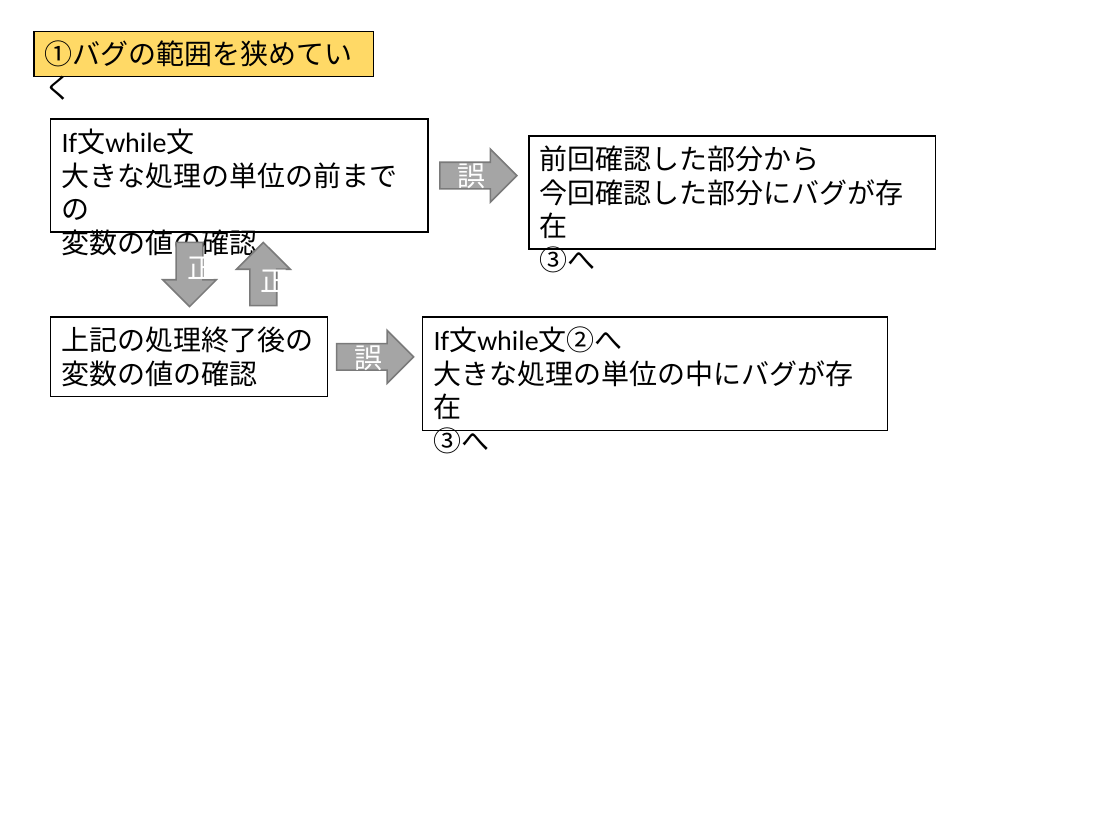
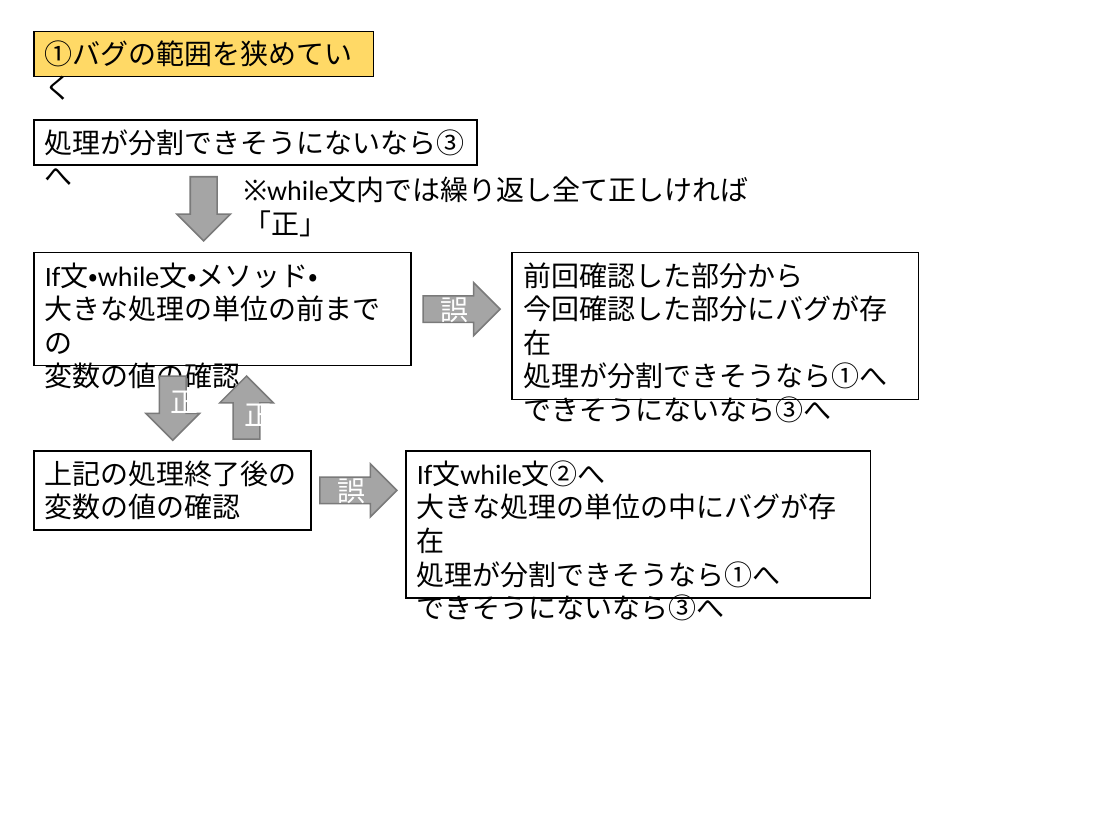
Before and after one commit to gs15001/syuron, a slide deck: slide 3 of 資料/支援パターン.pptx. Drawn at 1120x840 pixels with LibreOffice and Linux fonts; fonts in the diff are those of the drawing. Boxes give left, top, right and bottom in pixels: in the first picture for what was removed or moved away, otherwise in the second. Text is boxed around its words. In the diff, an @@ line names an element or a change of style, - is before the commit and + after.

```diff
--- a/資料/支援パターン.pptx
+++ b/資料/支援パターン.pptx
@@ rectangle "処理が分割できそうにないなら③へ" resized from (x1=422, y1=317, x2=887, y2=430) to (x1=34, y1=120, x2=477, y2=165) @@
@@ text in rectangle at (x1=45, y1=129, x2=465, y2=156): text changed @@
-If文while文②へ
-大きな処理の単位の中にバグが存在
-③へ
+処理が分割できそうにないなら③へ
@@ down arrow added at (x1=177, y1=177, x2=231, y2=241), fill #A5A5A5, outline #7A7A7A 1 pt @@
@@ text added at (x1=244, y1=210, x2=328, y2=237), 18 pt, text #000000 @@
+※while文内では繰り返し全て正しければ「正」
@@ 2 right arrows, 2 rectangles, 1 down arrow, 1 up arrow moved together from (x1=50, y1=119, x2=517, y2=396) to (x1=34, y1=253, x2=501, y2=531) @@
@@ text in rectangle at (x1=45, y1=263, x2=319, y2=288): text changed @@
-If文while文
+If文・while文・メソッド・
@@ rectangle "前回確認した部分から" resized from (x1=529, y1=136, x2=935, y2=249) to (x1=512, y1=253, x2=918, y2=400) @@
@@ text in rectangle at (x1=523, y1=362, x2=887, y2=423): text changed @@
-③へ
+処理が分割できそうなら①へ
+できそうにないなら③へ
@@ rectangle added at (x1=405, y1=451, x2=870, y2=598), fill #FFFFFF, outline #000000 1 pt, 18 pt, text #000000 @@
+If文while文②へ
+大きな処理の単位の中にバグが存在
+処理が分割できそうなら①へ
+できそうにないなら③へ
```
Also in this commit, not shown: 3 other slides changed, 9 other files.
